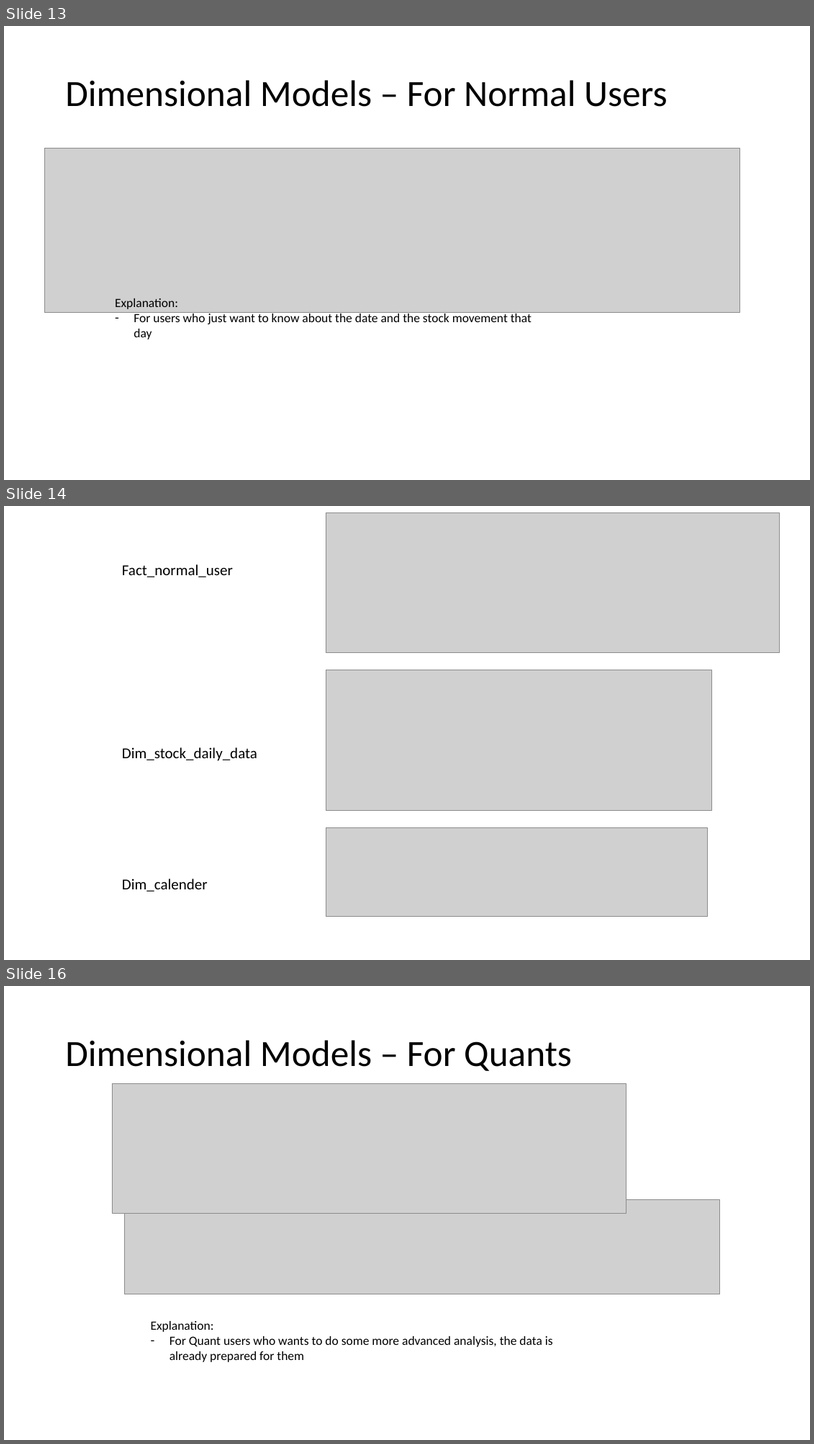
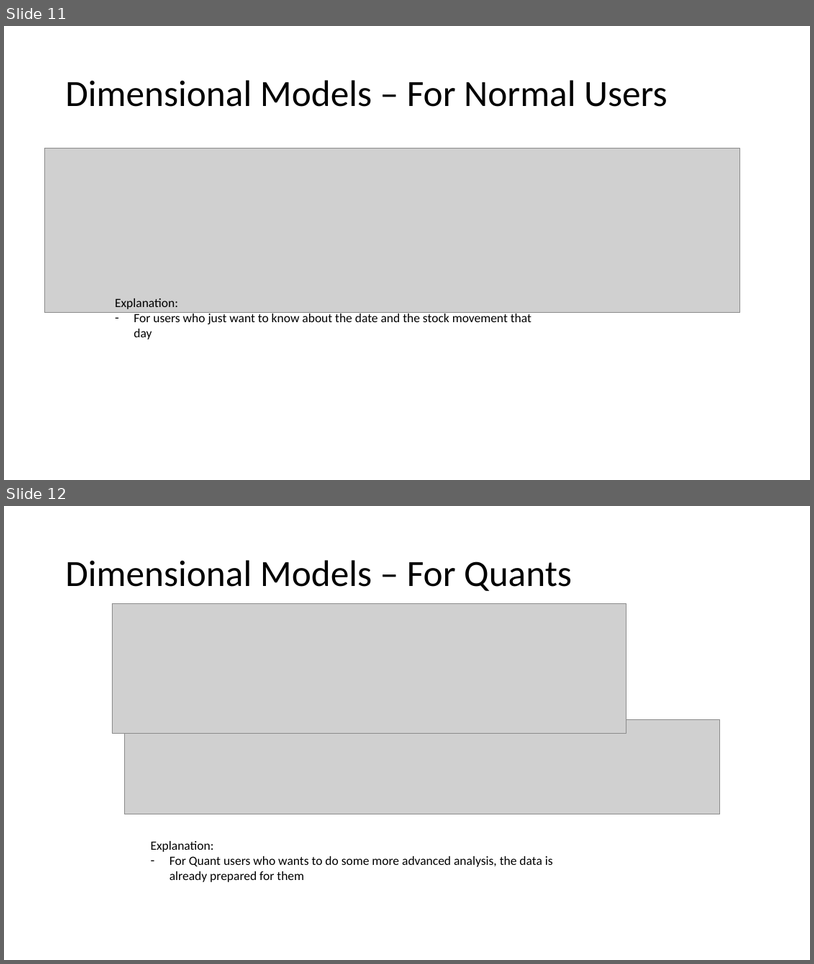
Before and after one commit to Quarky123/dataengineeringcamp-capstone, a slide deck: capstone presentation.pptx. Shown one above the other, each under a label of ours: slides 13, 14 and 16 before the commit, slides 11 and 12 after it; the slides between them are not shown. The pictures are 814x1444 and 814x964 pixels, drawn with LibreOffice and Linux fonts; fonts in the diff are those of the drawing; grey boxes stand for pictures. Boxes give left, top, right and bottom in pixels: in the first picture for what was removed or moved away, otherwise in the second. Text is boxed around its words. In the diff, an @@ line names an element or a change of style, - is before the commit and + after.

```diff
--- a/capstone presentation.pptx
+++ b/capstone presentation.pptx
@@ slide 14 removed at (4, 506, 810, 960), background #FFFFFF @@
@@ picture removed at (326, 512, 780, 652) @@
@@ text removed at (122, 564, 233, 577) @@
-Fact_normal_user
@@ picture removed at (326, 670, 712, 810) @@
@@ text removed at (122, 747, 257, 761) @@
-Dim_stock_daily_data
@@ picture removed at (326, 827, 708, 916) @@
@@ text removed at (122, 878, 208, 891) @@
-Dim_calender
@@ what was slide 13 is now slide 11 @@
@@ what was slide 16 is now slide 12 @@
```
Also in this commit, not shown: 3 slides changed, 3 other slides removed, 2 other files.
